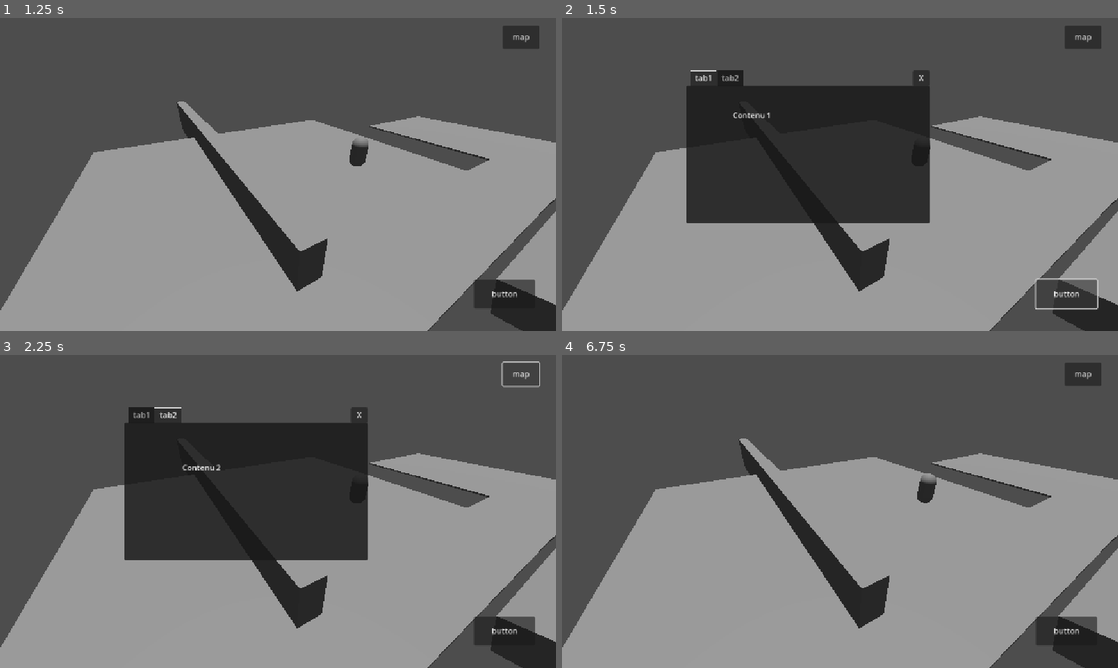
Above: before the commit, frames 1-4 (two rows, left to right).
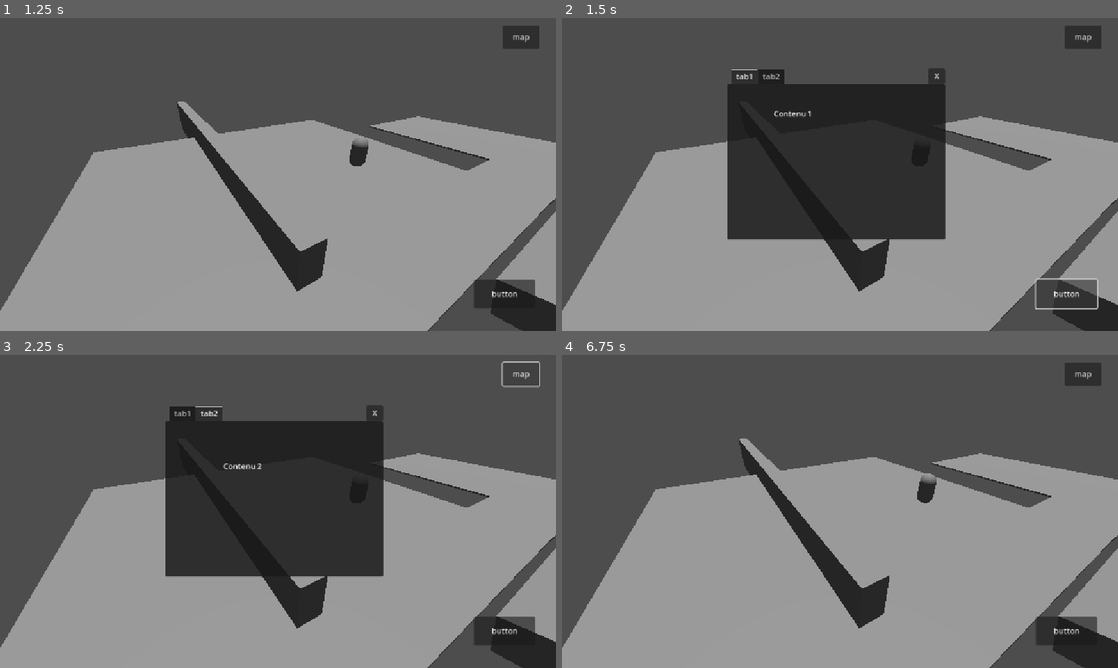
Above: after the commit, the same moments.

Repository: MateoChicano/Journey-starts-here
Game: Godot game, scene res://scenes/Menus/title_screen.tscn
Two runs of this game, one before a commit and one after it. Both use one fixed random seed, a clock stepped at 60 frames per second and the inputs below.
Inputs (mouse positions are in pixels of both pictures, inside the frame that each line leads up to):
- Up to frame 1 (1.25 s): click "Play" at 0.5 s
- Up to frame 2 (1.5 s): click "button" at 1.25 s
- Up to frame 3 (2.25 s): click "map" at 2 s
- Up to frame 4 (6.75 s): click "button" at 2.75 s; click "map" at 3.5 s; click "button" at 4.25 s; click "map" at 5 s; click "X" at 5.75 s; tap Enter at 6.5 s; move the mouse to (962, 495) at 6.52 s; click (962, 495) at 6.6 s

Frame 1 is identical in both runs. In frame 2, 7.6% of the frame differs, in the area x 22-69%, y 16-71%; in frame 3, 7.6%; in frame 4, nothing differs.

Commit message:
la fraude est au max (area2d a la place de la zone du tabContainer)

Diff:
--- a/journey-start-here/scenes/Menus/hud.tscn
+++ b/journey-start-here/scenes/Menus/hud.tscn
@@ -3,7 +3,7 @@
 [ext_resource type="Script" uid="uid://cjrltkrpjcbrh" path="res://scripts/hud.gd" id="1_3fgt4"]
 
 [sub_resource type="RectangleShape2D" id="RectangleShape2D_3fgt4"]
-size = Vector2(535, 342)
+size = Vector2(487, 396)
 
 [node name="HUD" type="Control" groups=["HUD"]]
 layout_mode = 3
@@ -27,16 +27,16 @@
 text = "map"
 
 [node name="menu container" type="Area2D" parent="."]
-position = Vector2(257, 108)
 
 [node name="CollisionShape2D" type="CollisionShape2D" parent="menu container"]
-position = Vector2(257.5, 161)
+position = Vector2(567.5, 290)
 shape = SubResource("RectangleShape2D_3fgt4")
 
 [node name="general menu" type="TabContainer" parent="menu container"]
-offset_right = 504.0
-offset_bottom = 316.0
-mouse_filter = 0
+offset_left = 342.0
+offset_top = 105.0
+offset_right = 793.0
+offset_bottom = 458.0
 current_tab = 0
 
 [node name="tab1" type="Panel" parent="menu container/general menu"]
@@ -65,9 +65,10 @@
 text = "Contenu 2"
 
 [node name="quit_menu" type="Button" parent="menu container"]
-offset_left = 469.0
-offset_right = 504.0
-offset_bottom = 31.0
+offset_left = 758.0
+offset_top = 104.0
+offset_right = 793.0
+offset_bottom = 135.0
 size_flags_horizontal = 8
 size_flags_vertical = 0
 text = "  X  "
